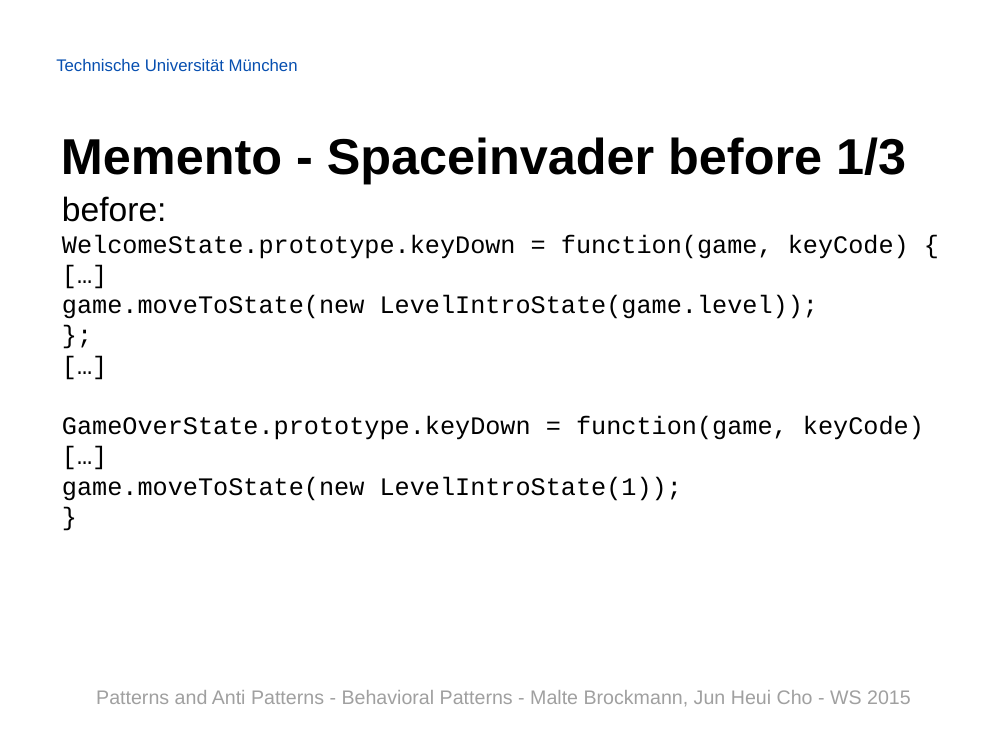
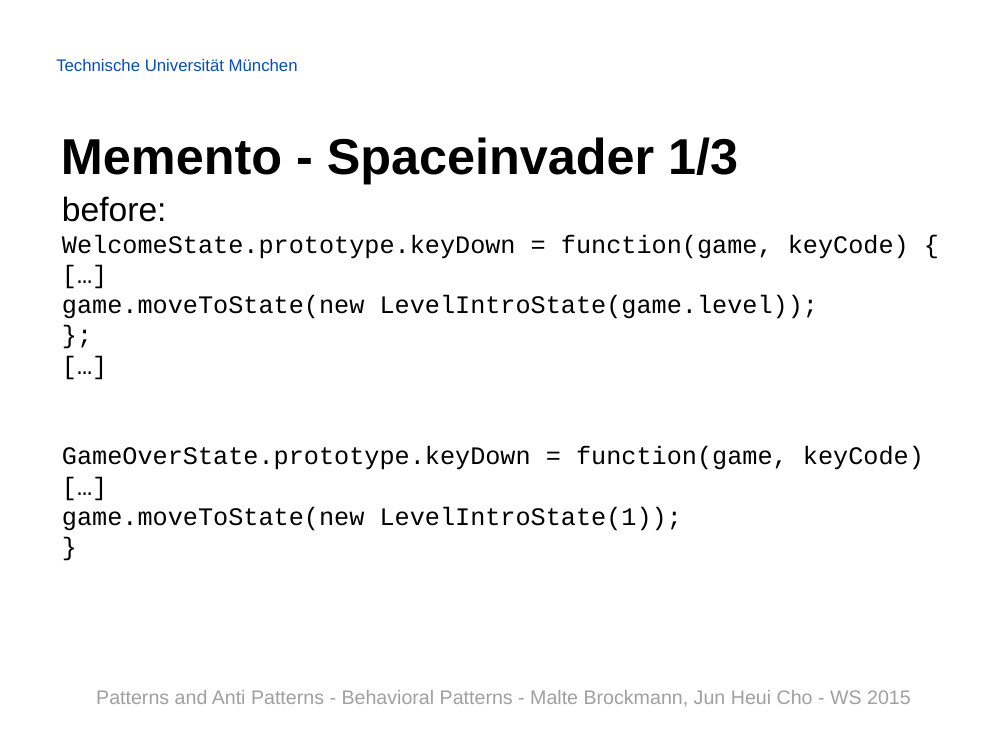
Before and after one commit to Painted6/Behavioral-design-patterns, a slide deck: slide 12 of Behavioral Patterns - JS Patterns and Anti Patterns.pptx. Drawn at 1008x756 pixels with LibreOffice and Linux fonts; fonts in the diff are those of the drawing; background and template pictures are left out. Boxes give left, top, right and bottom in pixels: in the first picture for what was removed or moved away, otherwise in the second. Text is boxed around its words. In the diff, an @@ line names an element or a change of style, - is before the commit and + after.

Commit message:
addes chain of responsibility and added marker for what changed befor->after

```diff
--- a/Behavioral Patterns - JS Patterns and Anti Patterns.pptx
+++ b/Behavioral Patterns - JS Patterns and Anti Patterns.pptx
@@ title at (61,137,738,184): text changed @@
-Memento - Spaceinvader before 1/3
+Memento - Spaceinvader 1/3
@@ text "before:" rewrapped from (62,196,924,501) to (62,196,924,531) @@
```
Also in this commit, not shown: 5 other slides changed, 6 slides added.
